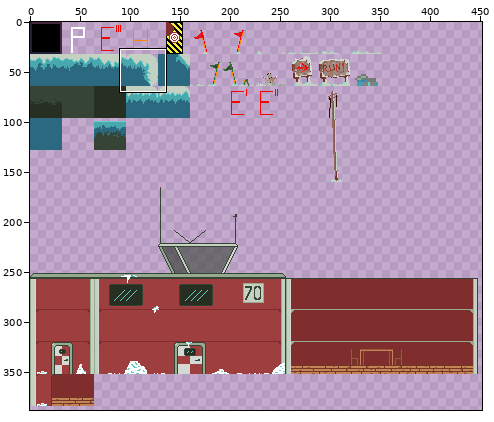
Sprite sheet, stored at core/assets/spritesheet/spritesheet.png. Above, an overview of the earlier version with the close-up marked.
Close-up. Before the edit:
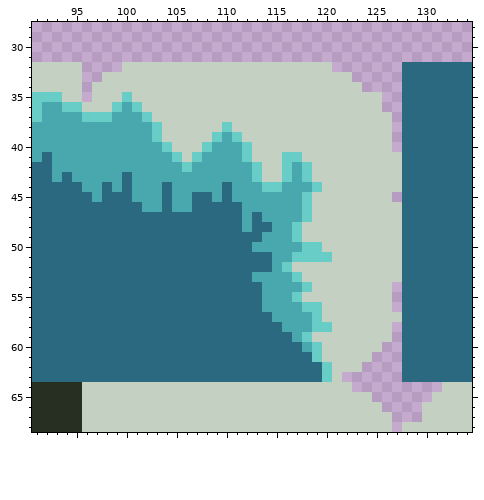
The file is 512x512 pixels. Colours within 5 levels of each other are drawn and written as one. Shown: x 91..134, y 28..68. The wide view leaves out empty margins.
And afterwards:
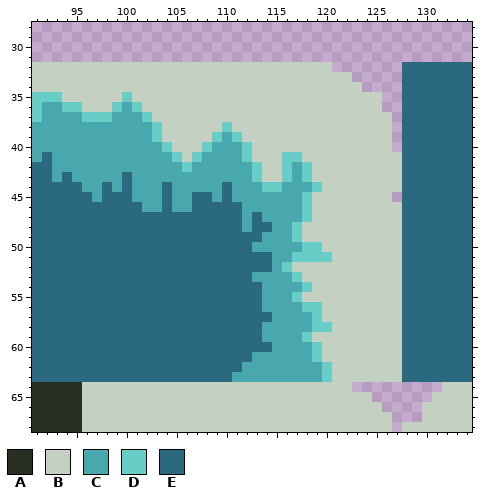
Palette (. is transparent): A #272f23  B #c3d0c2  C #49a8ad  D #68ccc7  E #2a6980
What changed:
The edit adds colour B in row 32 at x 96 to 99; in row 33 at x 96 to 97; in rows 34 to 35 at x 96; in rows 54 to 56 at x 127; in rows 58 to 59 at x 127; in row 60 at x 126 to 127.
The edit adds colour B in row 61 at x 125 to 127; in row 62 at x 124 to 127; in row 63 at x 122 to 127.
Colour E gives way to colour C in row 58 at x 114 to 115; in row 59 at x 114 to 116; in row 60 at x 115 to 117; in row 61 at x 113 to 118; in row 62 at x 112 to 119; in row 63 at x 111 to 119.
Pixel boxes of the changes (left, top, right, bottom) in both close-ups:
added: (82, 62, 122, 102)
changed: (232, 282, 402, 382)
